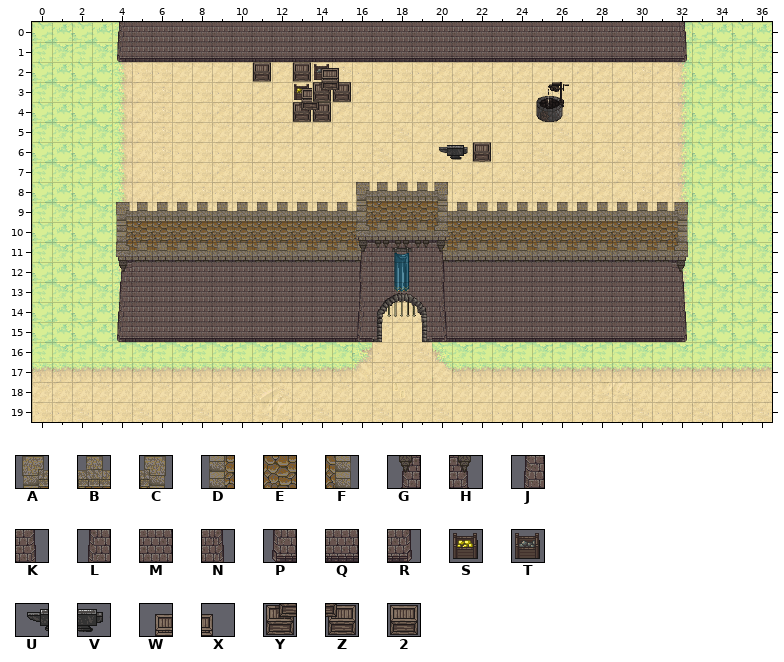
Two states of a Tiled map, assets/Map/NewestMap.tmx. That is the earlier state.
Cells are 32x32 px. Shown: x 0..36, y 0..19.
Key: from "Castle2": A 6, B 8, C 9, D 22, E 23, F 25, G 54, H 57, J 70, K 73, L 86, M 87, N 89, P 102, Q 103, R 105, S 129, T 134, U 147, V 148, W 231, X 232, Y 247, Z 248, 2 249.
_ is an empty cell.
Layers that did not change in this view are not listed.
Layer "Layer1" before, first column x 0:
 5 _____________________________________
 6 ____________________UV_______________
 7 _____________________________________
 8 _____________________________________
 9 _____________________________________
10 _____________________________________
11 _____________________________________
12 ____GMMMMMMMMMMMM___MMMMMMMMMMMMH____
13 ____JMMMMMMMMMMMM___MMMMMMMMMMMMK____
14 ____LMMMMMMMMMMMM___MMMMMMMMMMMMN____
15 ____PQQQQQQQQQQQQ___QQQQQQQQQQQQR____
16 _____________________________________
17 _____________________________________
18 _____________________________________
19 _____________________________________
Layer "OnTop2" before, first column x 5:
 0 __________________
 1 __________________
 2 ______2_2T________
 3 ________S22_______
 4 ________22________
 5 __________________
 6 _________________2
 7 __________________
 8 ___________ABBBC__
 9 BBBBBBBBBBBDEEEFBB
Layer "OnTop3" before, first column x 5:
 0 __________________
 1 __________________
 2 _________WX_______
 3 ________WYZ_______
 4 ________YZ________
 5 __________________
 6 __________________
 7 __________________
 8 __________________
 9 __________________
Now the later version:
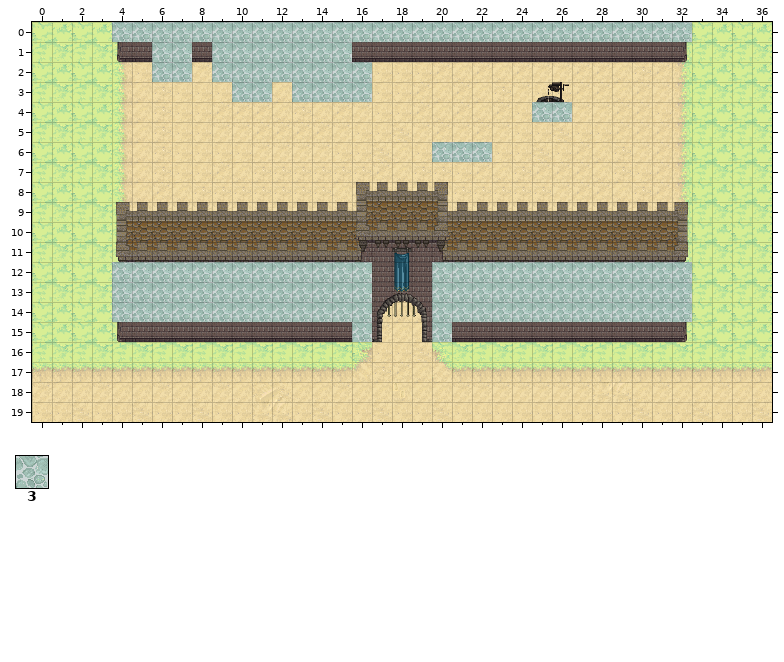
Further tiles: from "ground_tiles": 3 211.
Tiles of an added or newly shown layer are drawn over the layers below it.
The edit:
Layer "Layer1":
Tile M gives way to one hidden under a higher layer in row 13 at x 10 and 28; in row 14 at x 5 and 23.
Layer "OnTop2":
Tile T gives way to one hidden under a higher layer in row 2 at x 14.
The edit erases tile 2 in row 3 at x 14 to 15; in row 4 at x 13 to 14.
The edit erases tile S in row 3 at x 13.
Layer "OnTop3":
Tile W gives way to one hidden under a higher layer in row 2 at x 14; in row 3 at x 13.
Tile X gives way to one hidden under a higher layer in row 2 at x 15.
Tile Y gives way to one hidden under a higher layer in row 3 at x 14.
Tile Z gives way to one hidden under a higher layer in row 3 at x 15.
The edit erases tile Y in row 4 at x 13.
The edit erases tile Z in row 4 at x 14.
Layer "Clipped" (now shown):
The edit adds tile 3 in row 0 at x 4 to 32; in row 1 at x 6 to 7 and 9 to 15; in row 2 at x 6 to 7 and 9 to 16; in row 3 at x 10 to 11 and 13 to 16; in row 4 at x 25 to 26; in row 6 at x 20 to 22.
The edit adds tile 3 in rows 12 to 14 at x 4 to 16 and 20 to 32; in row 15 at x 16 and 20.
The edit adds tile P in row 15 at x 4.
